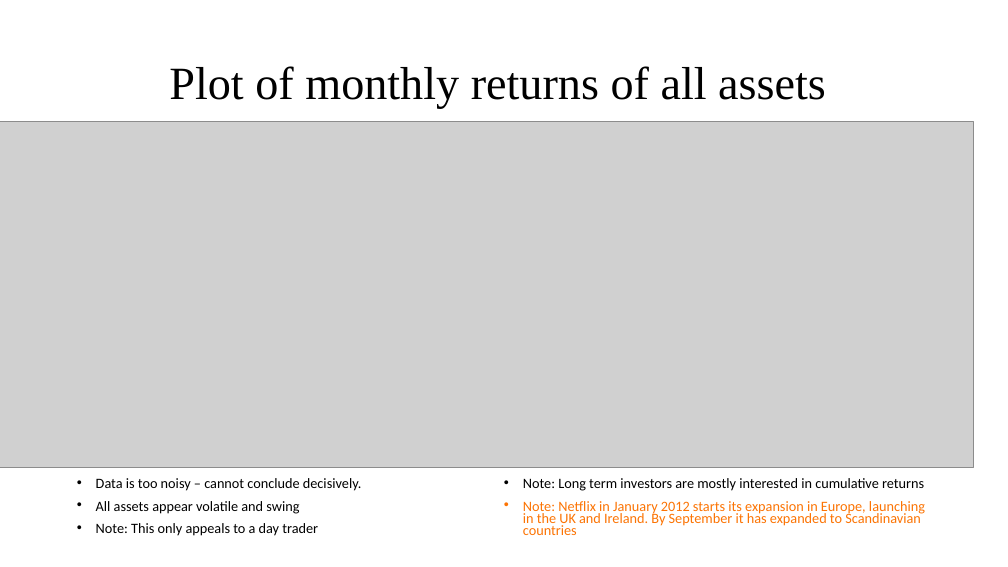
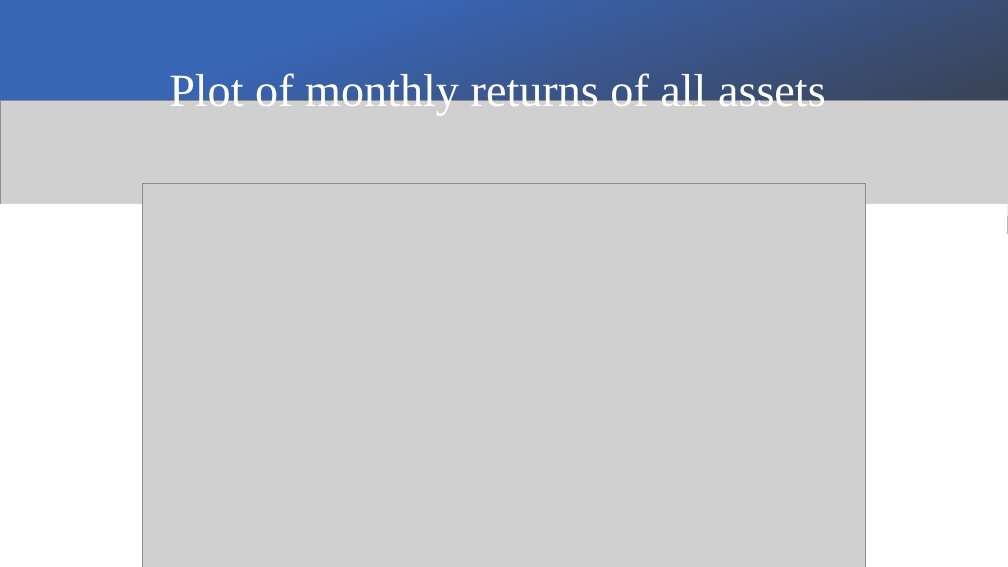
Before and after one commit to claybeaver/Group9_Project1, a slide deck: slide 5 of Final_Presentation.pptx. Drawn at 1008x567 pixels with LibreOffice and Linux fonts; fonts in the diff are those of the drawing; grey boxes stand for pictures. Boxes give left, top, right and bottom in pixels: in the first picture for what was removed or moved away, otherwise in the second. Text is boxed around its words. In the diff, an @@ line names an element or a change of style, - is before the commit and + after.

Commit message:
Started merging Tunde Narrative (9/15) with PPT & Implement Design theme. New Charts in Images & .IPYNB File

```diff
--- a/Final_Presentation.pptx
+++ b/Final_Presentation.pptx
@@ rectangle added at (0,0,1008,234), fill gradient #3965B5 to #3B3838 @@
@@ title "Plot of monthly returns of ..." at (169,70,826,115): text colour #000000 to #FFFFFF @@
@@ picture added at (0,101,1008,216) @@
@@ rectangle added at (0,204,1008,567), fill #FFFFFF @@
@@ picture: place and size @@
-picture at (0,122,974,468)
+picture at (142,183,865,567)
@@ text removed at (96,478,925,536) @@
-• Data is too noisy – cannot conclude decisively.
-• All assets appear volatile and swing
-• Note: This only appeals to a day trader
-• Note: Long term investors are mostly interested in cumulative returns
-• Note: Netflix in January 2012 starts its expansion in Europe, launching in the UK and Ireland. By September it has expanded to Scandinavian countries
```
Also in this commit, not shown: 7 other slides changed, 1 slide added, 1 slide removed, 28 other files.
